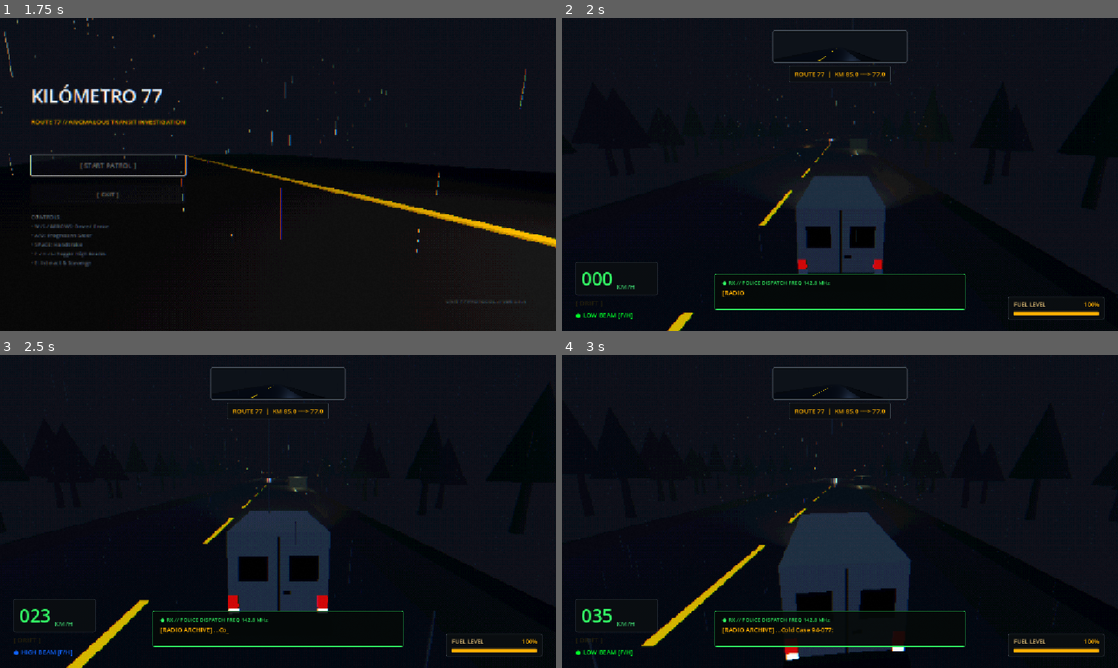
Above: before the commit, frames 1-4 (two rows, left to right).
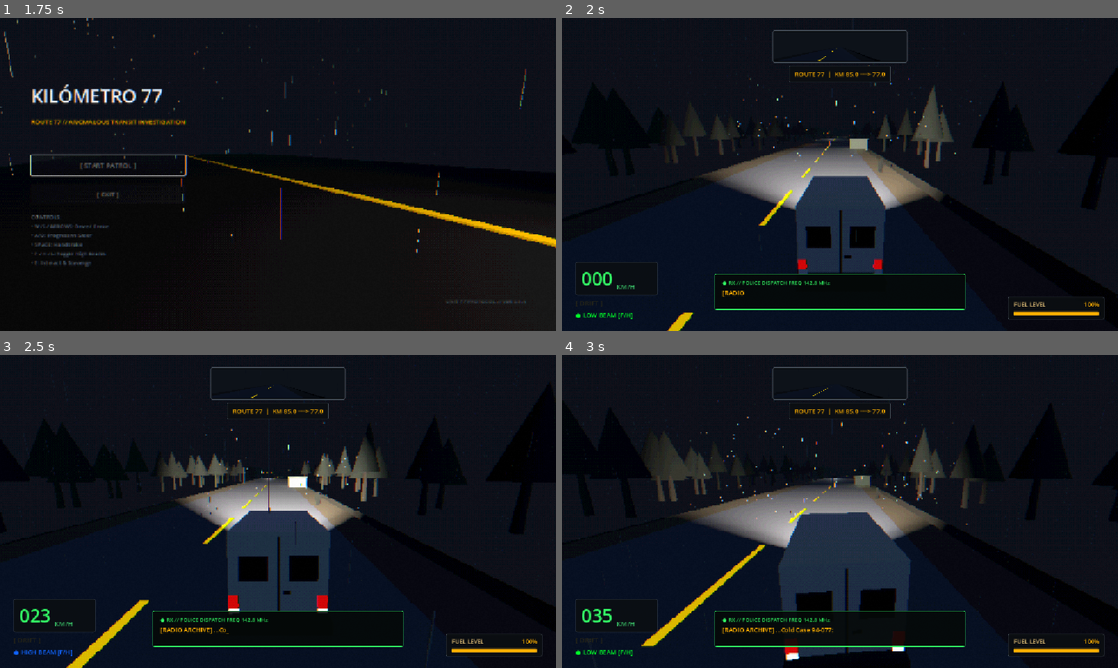
Above: after the commit, the same moments.

Repository: sebavidal10/km77
Game: Godot game, scene res://main_menu.tscn
Two runs of this game, one before a commit and one after it. Both use one fixed random seed, a clock stepped at 60 frames per second and the inputs below.
Inputs:
- Up to frame 1 (1.75 s): click "[ START PATROL ]" at 0.5 s; tap Enter at 1.25 s; hold Right (steer_right) from 1.28 s (still down); tap H at 1.35 s
- Up to frame 2 (2 s): keep holding Right (steer_right)
- Up to frame 3 (2.5 s): release Right (steer_right) at 2.03 s; hold S (brake) from 2.03 s (still down); tap E (interact) at 2.1 s; tap H at 2.3 s
- Up to frame 4 (3 s): release S (brake) at 2.78 s; hold Right (steer_right) from 2.78 s (still down); tap F (toggle_high_beams) at 2.85 s

Frame 1 is identical in both runs. In frame 2, 6.3% of the frame differs, in the area x 18-76%, y 13-62%; in frame 3, 5.1%; in frame 4, 7.3%, in the area x 15-77%, y 12-62%.

Commit message:
fix(lights): correctly position, aim, and boost forward headlights for road visibility

Diff:
--- a/road_segment.gd
+++ b/road_segment.gd
@@ -52,18 +52,18 @@
 static func get_road_material() -> StandardMaterial3D:
 	if not _road_material:
 		_road_material = StandardMaterial3D.new()
-		# Weathered rural asphalt with readable tone and wet rain sheen
-		_road_material.albedo_color = Color(0.24, 0.25, 0.28, 1.0)
-		_road_material.roughness = 0.38
-		_road_material.metallic = 0.08
-		_road_material.metallic_specular = 0.75
+		# Weathered rural asphalt tuned for strong diffuse headlight backscatter
+		_road_material.albedo_color = Color(0.35, 0.36, 0.40, 1.0)
+		_road_material.roughness = 0.80
+		_road_material.metallic = 0.0
+		_road_material.metallic_specular = 0.30
 	return _road_material
 
 static func get_shoulder_material() -> StandardMaterial3D:
 	if not _shoulder_material:
 		_shoulder_material = StandardMaterial3D.new()
-		# Compacted dark gravel and unpaved dirt shoulder
-		_shoulder_material.albedo_color = Color(0.20, 0.18, 0.15, 1.0)
+		# Compacted gravel and unpaved dirt shoulder
+		_shoulder_material.albedo_color = Color(0.28, 0.25, 0.21, 1.0)
 		_shoulder_material.roughness = 0.90
 		_shoulder_material.metallic = 0.0
 	return _shoulder_material
--- a/van.gd
+++ b/van.gd
@@ -76,17 +76,21 @@
 	get: return is_high_beam
 	set(val): is_high_beam = val
 ## Low beam spot range (meters).
-@export var low_beam_range: float = 60.0
+@export var low_beam_range: float = 55.0
 ## Low beam cone angle (degrees).
-@export var low_beam_angle: float = 55.0
+@export var low_beam_angle: float = 52.0
 ## Low beam intensity energy.
-@export var low_beam_energy: float = 5.0
+@export var low_beam_energy: float = 16.0
+## Low beam downward pitch tilt (degrees).
+@export var low_beam_pitch_deg: float = -9.5
 ## High beam spot range (meters).
-@export var high_beam_range: float = 90.0
+@export var high_beam_range: float = 115.0
 ## High beam cone angle (degrees).
-@export var high_beam_angle: float = 35.0
+@export var high_beam_angle: float = 36.0
 ## High beam intensity energy.
-@export var high_beam_energy: float = 7.0
+@export var high_beam_energy: float = 32.0
+## High beam downward pitch tilt (degrees).
+@export var high_beam_pitch_deg: float = -4.5
 
 @export_group("Reverse & Coasting")
 ## Maximum reverse speed in m/s (approx 45 km/h).
@@ -291,28 +295,25 @@
 		_world_env = tree.current_scene.get_node_or_null("WorldEnvironment") as WorldEnvironment
 	headlights.clear()
 	if headlight_left:
-		headlight_left.position = Vector3(-0.65, 0.7, -2.6)
-		headlight_left.rotation = Vector3.ZERO
+		headlight_left.position = Vector3(-0.65, 1.05, -2.65)
+		headlight_left.rotation_degrees = Vector3(low_beam_pitch_deg, 0.0, 0.0)
 		headlight_left.shadow_enabled = false
-		headlight_left.light_cull_mask = 1
-		var van_fwd := -global_transform.basis.z.normalized()
-		var hl_fwd := -headlight_left.global_transform.basis.z.normalized()
-		if van_fwd.dot(hl_fwd) < 0.0:
-			headlight_left.global_transform.basis = global_transform.basis
-		print("Van forward: ", -global_transform.basis.z, " | HeadlightLeft forward: ", -headlight_left.global_transform.basis.z)
+		headlight_left.light_cull_mask = 4294967295
+		headlight_left.spot_attenuation = 0.38
+		headlight_left.spot_angle_attenuation = 0.45
 		headlights.append(headlight_left)
 	if headlight_right:
-		headlight_right.position = Vector3(0.65, 0.7, -2.6)
-		headlight_right.rotation = Vector3.ZERO
+		headlight_right.position = Vector3(0.65, 1.05, -2.65)
+		headlight_right.rotation_degrees = Vector3(low_beam_pitch_deg, 0.0, 0.0)
 		headlight_right.shadow_enabled = false
-		headlight_right.light_cull_mask = 1
-		var van_fwd := -global_transform.basis.z.normalized()
-		var hr_fwd := -headlight_right.global_transform.basis.z.normalized()
-		if van_fwd.dot(hr_fwd) < 0.0:
-			headlight_right.global_transform.basis = global_transform.basis
+		headlight_right.light_cull_mask = 4294967295
+		headlight_right.spot_attenuation = 0.38
+		headlight_right.spot_angle_attenuation = 0.45
 		headlights.append(headlight_right)
 
 	_apply_headlight_mode_instant()
+	if headlight_left:
+		print("Van forward: ", -global_transform.basis.z, " | HeadlightLeft forward: ", -headlight_left.global_transform.basis.z)
 	headlights_mode_changed.emit(is_high_beam)
 
 	current_kilometer = starting_kilometer
@@ -356,19 +357,7 @@
 func _unhandled_key_input(event: InputEvent) -> void:
 	if event is InputEventKey and event.pressed and not event.echo:
 		if event.keycode == KEY_F or event.keycode == KEY_H or event.physical_keycode == KEY_F or event.physical_keycode == KEY_H:
-			is_high_beam = !is_high_beam
-			var r = 90.0 if is_high_beam else 45.0
-			var e = 7.0 if is_high_beam else 3.5
-			var a = 35.0 if is_high_beam else 50.0
-			for hl in [headlight_left, headlight_right]:
-				if hl:
-					hl.spot_range = r
-					hl.light_energy = e
-					hl.spot_angle = a
-			if hud and hud.has_method("update_beam_indicator"):
-				hud.update_beam_indicator(is_high_beam)
-			headlights_mode_changed.emit(is_high_beam)
-			print("Switched beams! High: ", is_high_beam)
+			toggle_beams()
 
 func _physics_process(delta: float) -> void:
 	is_drifting = Input.is_action_pressed("handbrake")
@@ -740,16 +729,7 @@
 ## Toggles between low beam and high beam headlights.
 func toggle_beams() -> void:
 	is_high_beam = !is_high_beam
-	var r = 90.0 if is_high_beam else 45.0
-	var e = 7.0 if is_high_beam else 3.5
-	var a = 35.0 if is_high_beam else 50.0
-
-	for hl in [headlight_left, headlight_right]:
-		if hl and is_instance_valid(hl):
-			hl.spot_range = r
-			hl.light_energy = e
-			hl.spot_angle = a
-			hl.shadow_enabled = false
+	_apply_headlight_mode_instant()
 
 	if hud and hud.has_method("update_beam_indicator"):
 		hud.update_beam_indicator(is_high_beam)
@@ -767,26 +747,33 @@
 	var target_range: float = high_beam_range if is_high_beam else low_beam_range
 	var target_angle: float = high_beam_angle if is_high_beam else low_beam_angle
 	var target_energy: float = high_beam_energy if is_high_beam else low_beam_energy
-	var target_fog_energy: float = 4.5 if is_high_beam else 2.0
-	var target_mesh_emission: float = 5.0 if is_high_beam else 2.2
+	var target_pitch: float = high_beam_pitch_deg if is_high_beam else low_beam_pitch_deg
+	var target_atten: float = 0.35 if is_high_beam else 0.38
+	var target_angle_atten: float = 0.40 if is_high_beam else 0.45
+	var target_fog_energy: float = 0.8 if is_high_beam else 0.5
+	var target_mesh_emission: float = 6.5 if is_high_beam else 3.2
 
 	if headlight_left and not left_headlight_broken:
-		headlight_left.position = Vector3(-0.65, 0.7, -2.6)
-		headlight_left.rotation = Vector3.ZERO
+		headlight_left.position = Vector3(-0.65, 1.05, -2.65)
+		headlight_left.rotation_degrees = Vector3(target_pitch, 0.0, 0.0)
 		headlight_left.spot_range = target_range
 		headlight_left.spot_angle = target_angle
 		headlight_left.light_energy = target_energy
+		headlight_left.spot_attenuation = target_atten
+		headlight_left.spot_angle_attenuation = target_angle_atten
 		headlight_left.shadow_enabled = false
-		headlight_left.light_cull_mask = 1
+		headlight_left.light_cull_mask = 4294967295
 		headlight_left.light_volumetric_fog_energy = target_fog_energy
 	if headlight_right and not right_headlight_broken:
-		headlight_right.position = Vector3(0.65, 0.7, -2.6)
-		headlight_right.rotation = Vector3.ZERO
+		headlight_right.position = Vector3(0.65, 1.05, -2.65)
+		headlight_right.rotation_degrees = Vector3(target_pitch, 0.0, 0.0)
 		headlight_right.spot_range = target_range
 		headlight_right.spot_angle = target_angle
 		headlight_right.light_energy = target_energy
+		headlight_right.spot_attenuation = target_atten
+		headlight_right.spot_angle_attenuation = target_angle_atten
 		headlight_right.shadow_enabled = false
-		headlight_right.light_cull_mask = 1
+		headlight_right.light_cull_mask = 4294967295
 		headlight_right.light_volumetric_fog_energy = target_fog_energy
 	if _headlight_mat:
 		_headlight_mat.emission_energy_multiplier = target_mesh_emission
@@ -798,8 +785,8 @@
 		if tree and tree.current_scene:
 			_world_env = tree.current_scene.get_node_or_null("WorldEnvironment") as WorldEnvironment
 
-	var target_fog_energy: float = 4.5 if is_high_beam else 2.0
-	var target_mesh_emission: float = 5.0 if is_high_beam else 2.2
+	var target_fog_energy: float = 0.8 if is_high_beam else 0.5
+	var target_mesh_emission: float = 6.5 if is_high_beam else 3.2
 
 	if not is_stalled:
 		if headlight_left and not left_headlight_broken:
@@ -816,9 +803,9 @@
 				14.0 * delta
 			)
 
-	# Volumetric fog backscatter effect: high beams illuminate atmospheric fog layers
+	# Volumetric fog backscatter effect: keep density low so fog does not absorb headlight projection
 	if _world_env and _world_env.environment and not _is_fog_anomaly:
-		var target_density: float = 0.055 if is_high_beam else 0.040
+		var target_density: float = 0.010 if is_high_beam else 0.014
 		_world_env.environment.volumetric_fog_density = move_toward(
 			_world_env.environment.volumetric_fog_density,
 			target_density,
--- a/van.tscn
+++ b/van.tscn
@@ -238,24 +238,28 @@
 transform = Transform3D(1, 0, 0, 0, 1, 0, 0, 0, 1, 0, 3.3, 6.2)
 
 [node name="HeadlightLeft" type="SpotLight3D" parent="." unique_id=615601642]
-transform = Transform3D(1, 0, 0, 0, 1, 0, 0, 0, 1, -0.65, 0.7, -2.6)
+transform = Transform3D(1, 0, 0, 0, 0.9862856, 0.1650476, 0, -0.1650476, 0.9862856, -0.65, 1.05, -2.65)
 light_color = Color(1, 0.96, 0.88, 1)
-light_energy = 5.0
-light_volumetric_fog_energy = 2.0
-light_cull_mask = 1
+light_energy = 16.0
+light_volumetric_fog_energy = 0.5
+light_cull_mask = 4294967295
 shadow_enabled = false
-spot_range = 60.0
-spot_angle = 55.0
+spot_range = 55.0
+spot_attenuation = 0.38
+spot_angle = 52.0
+spot_angle_attenuation = 0.45
 
 [node name="HeadlightRight" type="SpotLight3D" parent="." unique_id=608761848]
-transform = Transform3D(1, 0, 0, 0, 1, 0, 0, 0, 1, 0.65, 0.7, -2.6)
+transform = Transform3D(1, 0, 0, 0, 0.9862856, 0.1650476, 0, -0.1650476, 0.9862856, 0.65, 1.05, -2.65)
 light_color = Color(1, 0.96, 0.88, 1)
-light_energy = 5.0
-light_volumetric_fog_energy = 2.0
-light_cull_mask = 1
+light_energy = 16.0
+light_volumetric_fog_energy = 0.5
+light_cull_mask = 4294967295
 shadow_enabled = false
-spot_range = 60.0
-spot_angle = 55.0
+spot_range = 55.0
+spot_attenuation = 0.38
+spot_angle = 52.0
+spot_angle_attenuation = 0.45
 
 [node name="RearMirrorMount" type="Marker3D" parent="." unique_id=615601655]
 transform = Transform3D(-1, 0, -8.74228e-08, 0, 1, 0, 8.74228e-08, 0, -1, 0, 1.95, 2.32)
--- a/world.tscn
+++ b/world.tscn
@@ -19,13 +19,13 @@
 ambient_light_energy = 0.72
 fog_enabled = true
 fog_light_color = Color(0.05, 0.07, 0.10, 1)
-fog_density = 0.018
-fog_depth_begin = 14.0
-fog_depth_end = 65.0
+fog_density = 0.006
+fog_depth_begin = 45.0
+fog_depth_end = 140.0
 volumetric_fog_enabled = true
-volumetric_fog_density = 0.04
-volumetric_fog_albedo = Color(0.06, 0.08, 0.12, 1)
-volumetric_fog_length = 55.0
+volumetric_fog_density = 0.012
+volumetric_fog_albedo = Color(0.45, 0.48, 0.55, 1)
+volumetric_fog_length = 95.0
 
 [sub_resource type="ShaderMaterial" id="ShaderMaterial_psx"]
 shader = ExtResource("6_shader")
